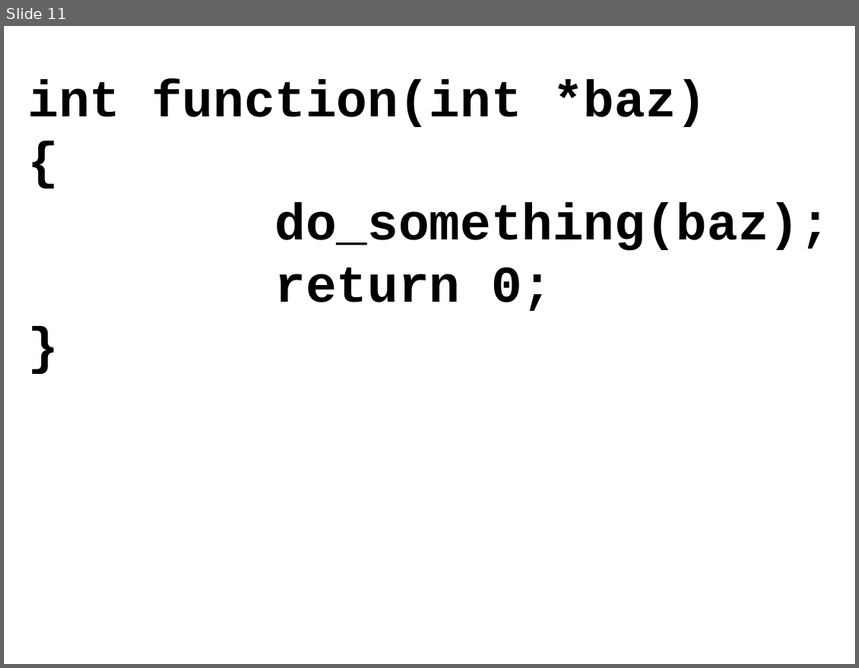
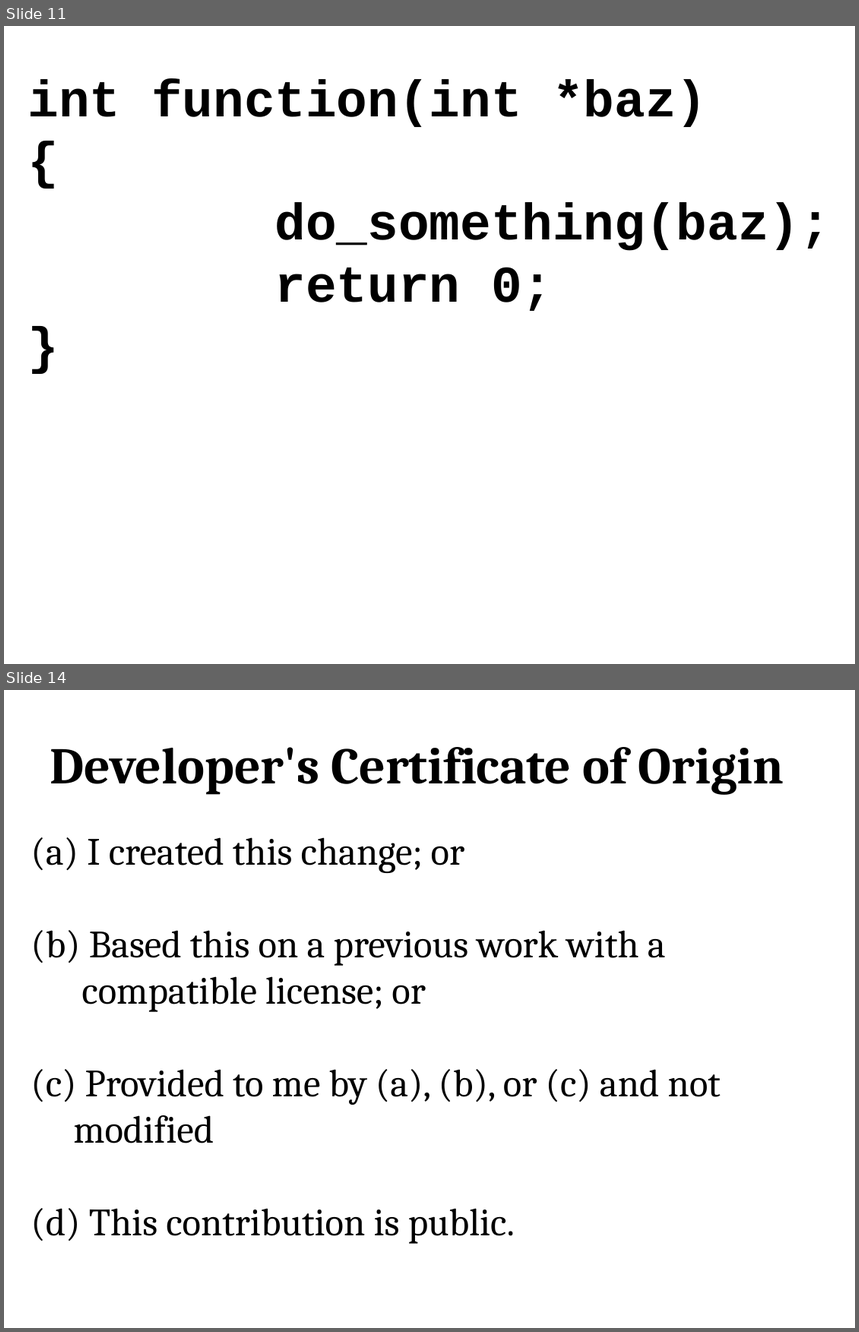
Before and after one commit to gregkh/kernel-tutorial, a slide deck: kernel_patch_tutorial.odp. Shown one above the other, each under a label of ours: slide 11 before the commit, slides 11 and 14 after it; the slides between them are not shown. The pictures are 859x668 and 859x1332 pixels, drawn with LibreOffice and Linux fonts; fonts in the diff are those of the drawing. Boxes give left, top, right and bottom in pixels: in the first picture for what was removed or moved away, otherwise in the second. Text is boxed around its words. In the diff, an @@ line names an element or a change of style, - is before the commit and + after.

```diff
--- a/kernel_patch_tutorial.odp
+++ b/kernel_patch_tutorial.odp
@@ slide 14 added at bbox=[4, 690, 855, 1328], background #FFFFFF @@
@@ text added at bbox=[50, 747, 785, 795], 48 pt, text #000000, bold @@
+Developer's Certificate of Origin
@@ text added at bbox=[31, 837, 721, 1244], 36 pt, text #000000 @@
+(a) I created this change; or
+(b) Based this on a previous work with a
+compatible license; or
+(c) Provided to me by (a), (b), or (c) and not
+modified
+(d) This contribution is public.
```
Also in this commit, not shown: 1 slide changed, 3 other slides added, 2 slides removed.
